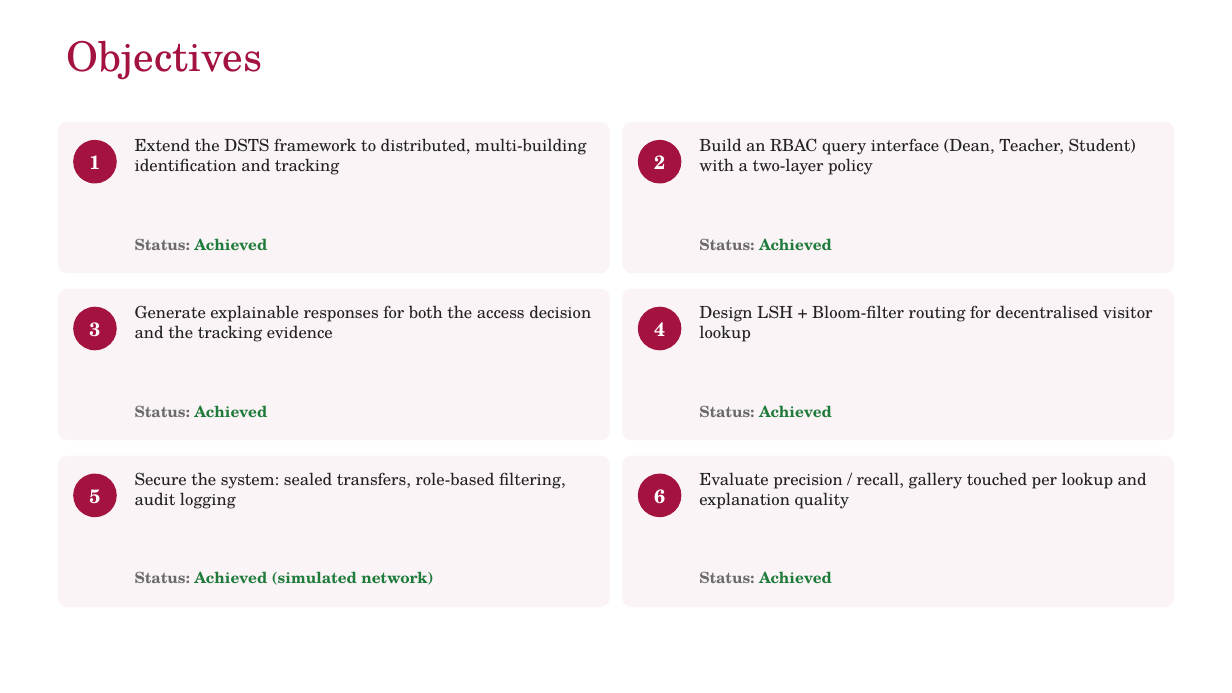
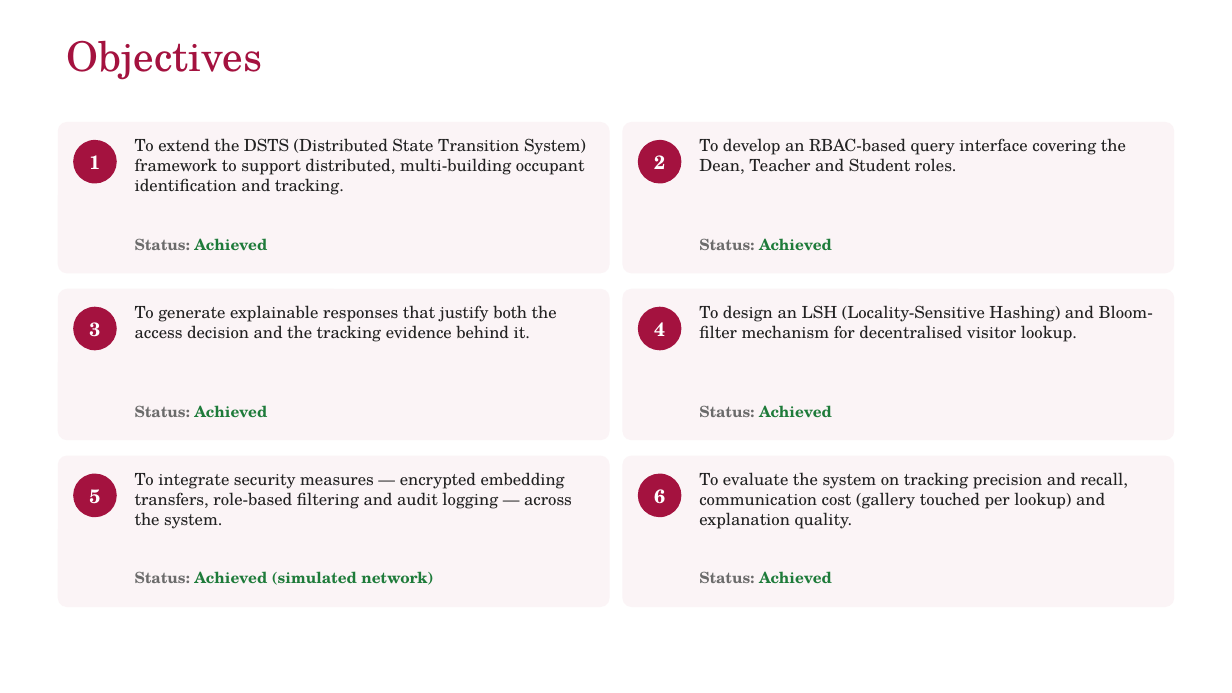
Before and after one commit to yadhu-vipin/Occupant_Tracking_v2, a slide deck: slide 5 of final_review/S7_Final_Review_Group_C3.pptx. Drawn at 1232x693 pixels with LibreOffice and Linux fonts; fonts in the diff are those of the drawing; background and template pictures are left out. Boxes give left, top, right and bottom in pixels: in the first picture for what was removed or moved away, otherwise in the second. Text is boxed around its words. In the diff, an @@ line names an element or a change of style, - is before the commit and + after.

Commit message:
docs: deck slides 3-9 reworded (sensor-neutral introduction, problem definition and objectives, research gap without values, RBAC wording); diagrams say sensor event

```diff
--- a/final_review/S7_Final_Review_Group_C3.pptx
+++ b/final_review/S7_Final_Review_Group_C3.pptx
@@ text at (x1=135, y1=138, x2=586, y2=195): text changed @@
-Extend the DSTS framework to distributed, multi-building identification and tracking
+To extend the DSTS (Distributed State Transition System) framework to support distributed, multi-building occupant identification and tracking.
@@ text at (x1=699, y1=138, x2=1126, y2=174): text changed @@
-Build an RBAC query interface (Dean, Teacher, Student) with a two-layer policy
+To develop an RBAC-based query interface covering the Dean, Teacher and Student roles.
@@ text at (x1=135, y1=305, x2=557, y2=342): text changed @@
-Generate explainable responses for both the access decision and the tracking evidence
+To generate explainable responses that justify both the access decision and the tracking evidence behind it.
@@ text at (x1=699, y1=305, x2=1153, y2=342): text changed @@
-Design LSH + Bloom-filter routing for decentralised visitor lookup
+To design an LSH (Locality-Sensitive Hashing) and Bloom-filter mechanism for decentralised visitor lookup.
@@ text at (x1=135, y1=472, x2=572, y2=529): text changed @@
-Secure the system: sealed transfers, role-based filtering, audit logging
+To integrate security measures — encrypted embedding transfers, role-based filtering and audit logging — across the system.
@@ text at (x1=699, y1=472, x2=1129, y2=529): text changed @@
-Evaluate precision / recall, gallery touched per lookup and explanation quality
+To evaluate the system on tracking precision and recall, communication cost (gallery touched per lookup) and explanation quality.
```
Also in this commit, not shown: 4 other slides changed, 4 other files.
